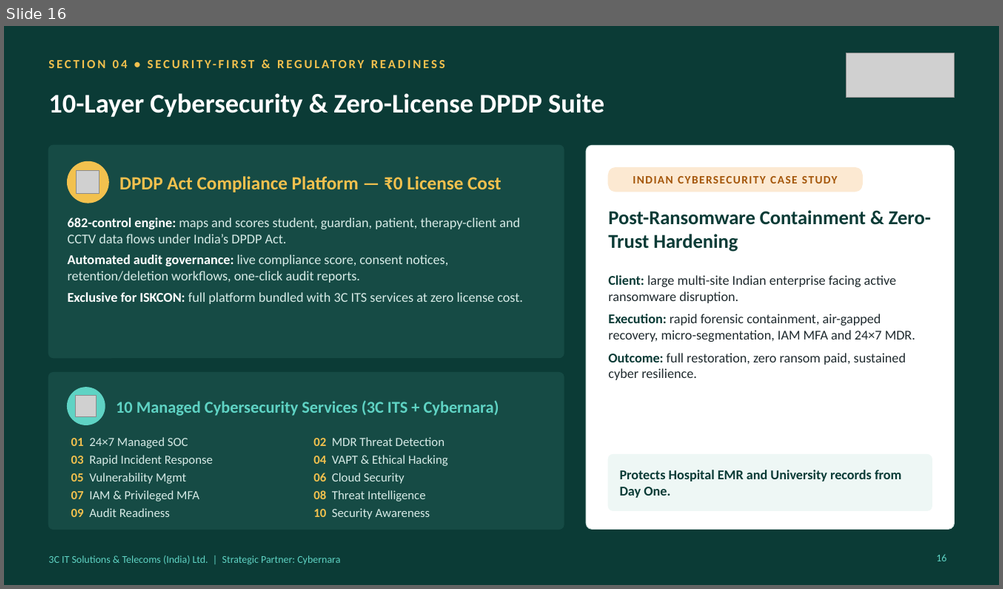
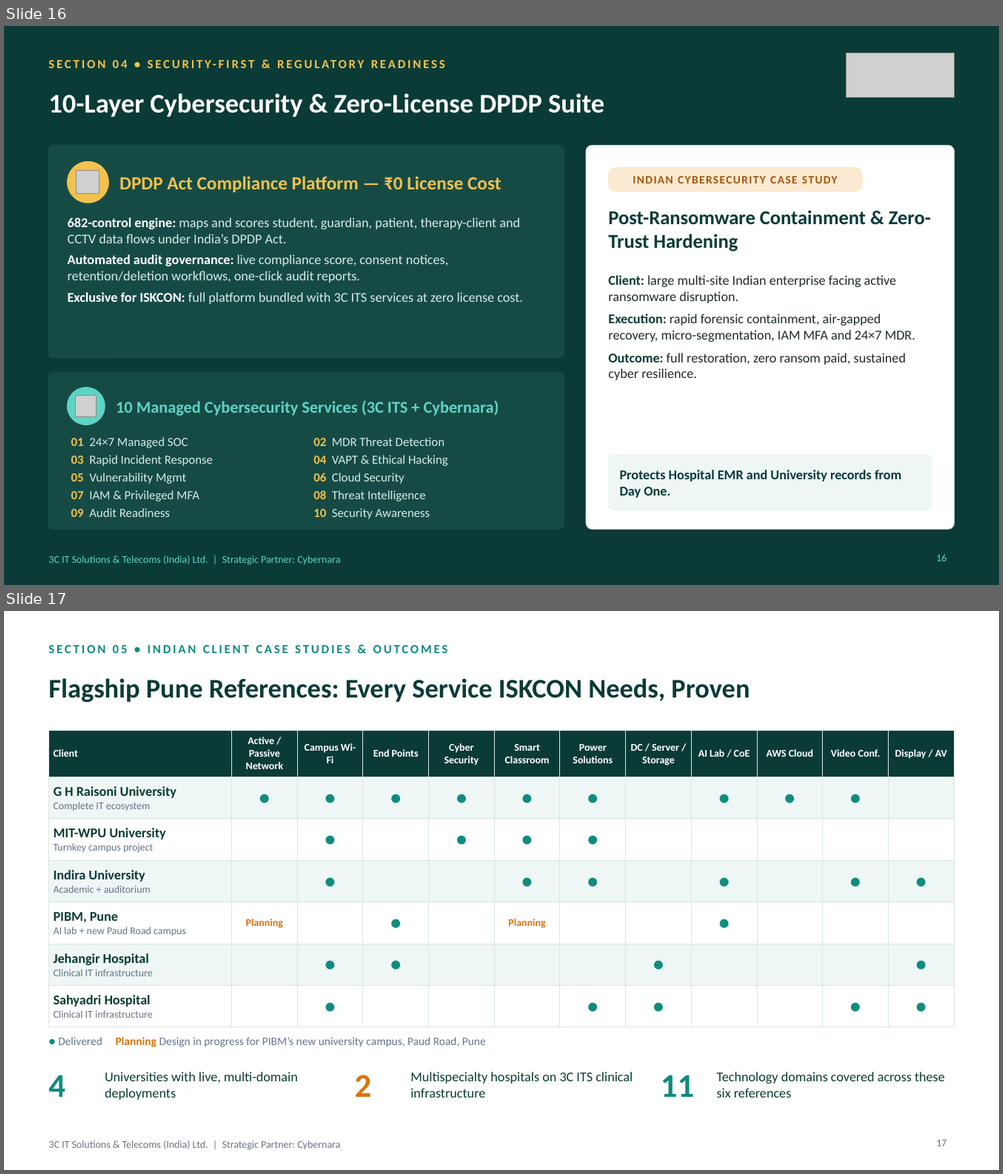
Before and after one commit to anilbhat2000-a11y/bhat, a slide deck: 3C_ITS_ISKCON_Palghar_Proposal.pptx. Shown one above the other, each under a label of ours: slide 16 before the commit, slides 16 and 17 after it. The pictures are 1003x589 and 1003x1174 pixels, drawn with LibreOffice and Linux fonts; fonts in the diff are those of the drawing; grey boxes stand for pictures; background and template pictures are left out. Boxes give left, top, right and bottom in pixels: in the first picture for what was removed or moved away, otherwise in the second. Text is boxed around its words. In the diff, an @@ line names an element or a change of style, - is before the commit and + after.

```diff
--- a/3C_ITS_ISKCON_Palghar_Proposal.pptx
+++ b/3C_ITS_ISKCON_Palghar_Proposal.pptx
@@ slide 17 added at [4,611,999,1170], background #FFFFFF @@
@@ text added at [48,645,448,653], 12 pt, text #0F8C7E, bold @@
+SECTION 05 • INDIAN CLIENT CASE STUDIES & OUTCOMES
@@ title added at [48,678,749,702], 26 pt, text #0B3B36, bold @@
+Flagship Pune References: Every Service ISKCON Needs, Proven
@@ table added at [48,730,954,1021], 7 rows, 12 columns @@
+Client | Active / Passive Network | Campus Wi-Fi | End Points | Cyber Security | Smart Classroom | Power Solutions | DC / Server / Storage | AI Lab / CoE | AWS Cloud | Video Conf. | Display / AV
+G H Raisoni University / Complete IT ecosystem | ● | ● | ● | ● | ● | ● |  | ● | ● | ● | 
+MIT-WPU University / Turnkey campus project |  | ● |  | ● | ● | ● |  |  |  |  | 
+Indira University / Academic + auditorium |  | ● |  |  | ● | ● |  | ● |  | ● | ●
+PIBM, Pune / AI lab + new Paud Road campus | Planning |  | ● |  | Planning |  |  | ● |  |  | 
+Jehangir Hospital / Clinical IT infrastructure |  | ● | ● |  |  |  | ● |  |  |  | ●
+Sahyadri Hospital / Clinical IT infrastructure |  | ● |  |  |  | ● | ● |  |  | ● | ●
@@ text added at [58,1037,486,1048], 11 pt, text #64748B @@
+● Delivered Planning Design in progress for PIBM’s new university campus, Paud Road, Pune
@@ text added at [48,1076,65,1097], 32 pt, text #0F8C7E, bold @@
+4
@@ text added at [105,1072,298,1100], 13 pt, text #0B3B36 @@
+Universities with live, multi-domain deployments
@@ text added at [355,1075,372,1097], 32 pt, text #D9730D, bold @@
+2
@@ text added at [410,1072,632,1098], 13 pt, text #0B3B36 @@
+Multispecialty hospitals on 3C ITS clinical infrastructure
@@ text added at [660,1076,694,1097], 32 pt, text #0F8C7E, bold @@
+11
@@ text added at [717,1072,945,1098], 13 pt, text #0B3B36 @@
+Technology domains covered across these six references
@@ text added at [48,1141,340,1150], 10 pt, text #64748B @@
+3C IT Solutions & Telecoms (India) Ltd. | Strategic Partner: Cybernara
@@ page number added at [936,1140,946,1147], 10 pt, text #64748B @@
+17
```
Also in this commit, not shown: 10 slides changed, 2 other slides added.
